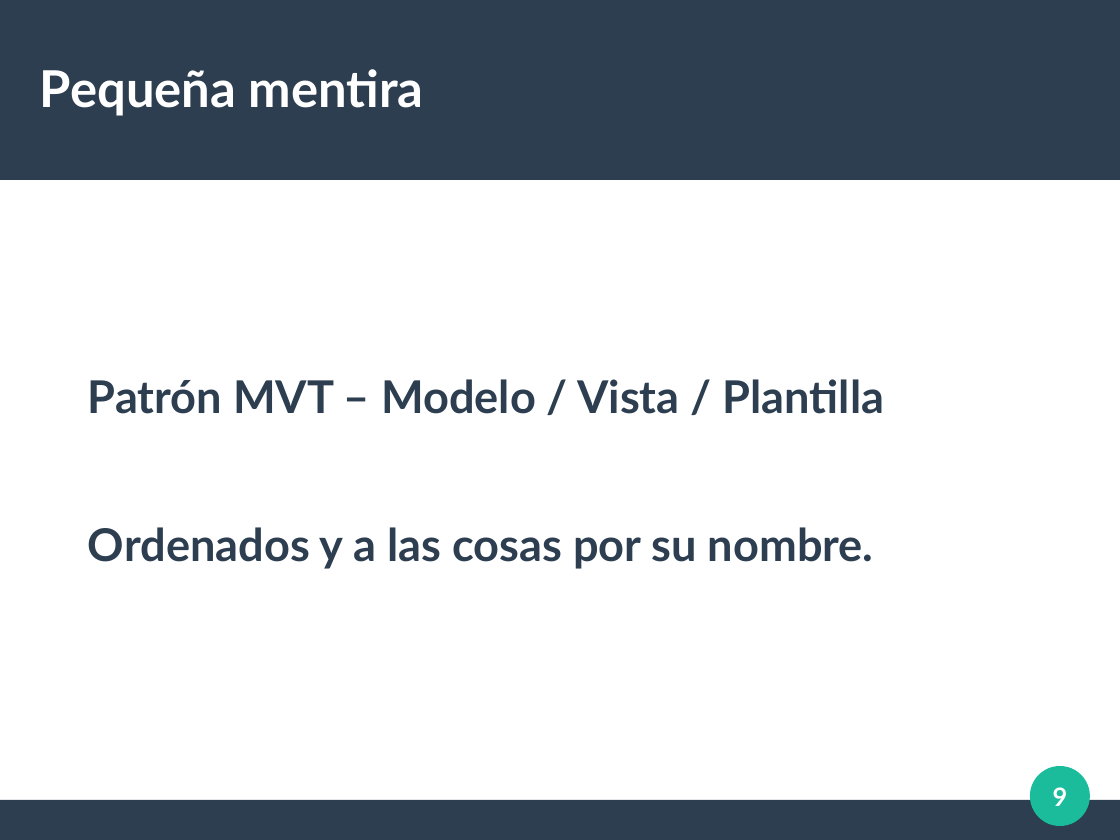
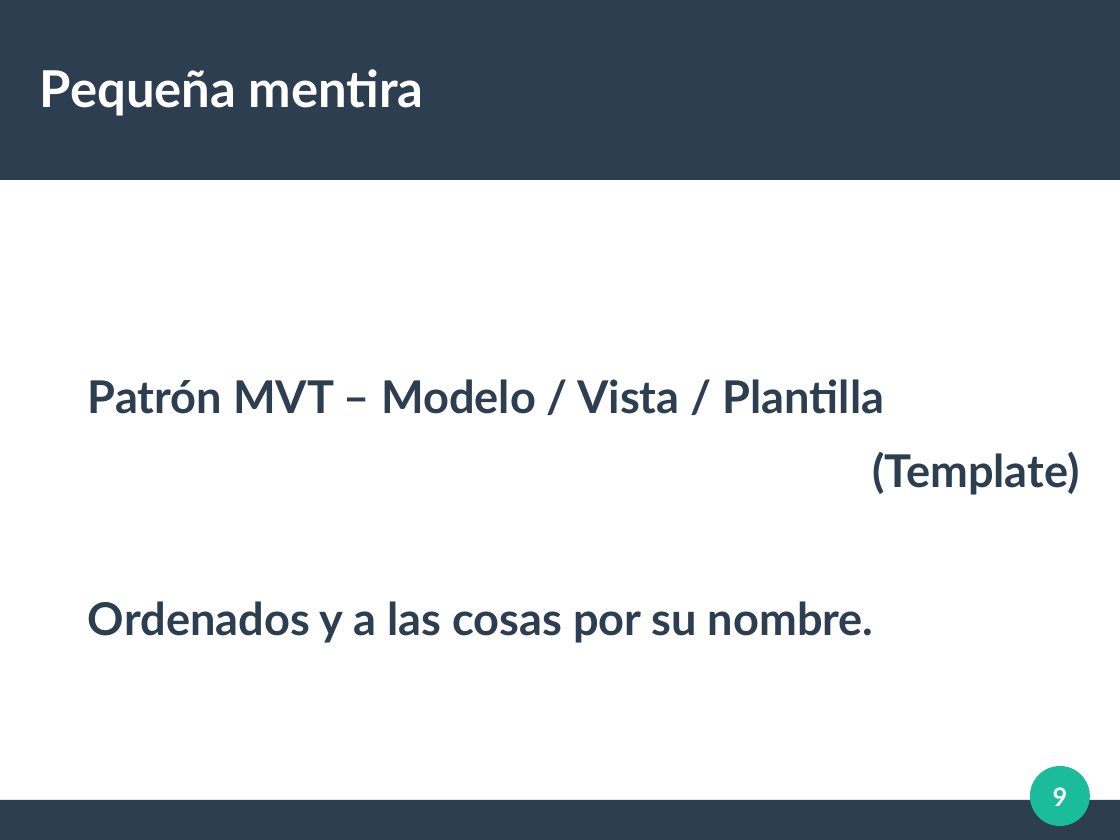
Before and after one commit to albeerto26/DjangoServerHeroku, a slide deck: slide 9 of diapos/Introduccion Django.odp. Drawn at 1120x840 pixels with LibreOffice and Linux fonts; fonts in the diff are those of the drawing. Boxes give left, top, right and bottom in pixels: in the first picture for what was removed or moved away, otherwise in the second. Text is boxed around its words. In the diff, an @@ line names an element or a change of style, - is before the commit and + after.

```diff
--- a/diapos/Introduccion Django.odp
+++ b/diapos/Introduccion Django.odp
@@ text at <box>872,451,1080,495</box>: paragraph added @@
+(Template)
```
Also in this commit, not shown: 3 other slides changed, 1 slide removed, 4 other files.
